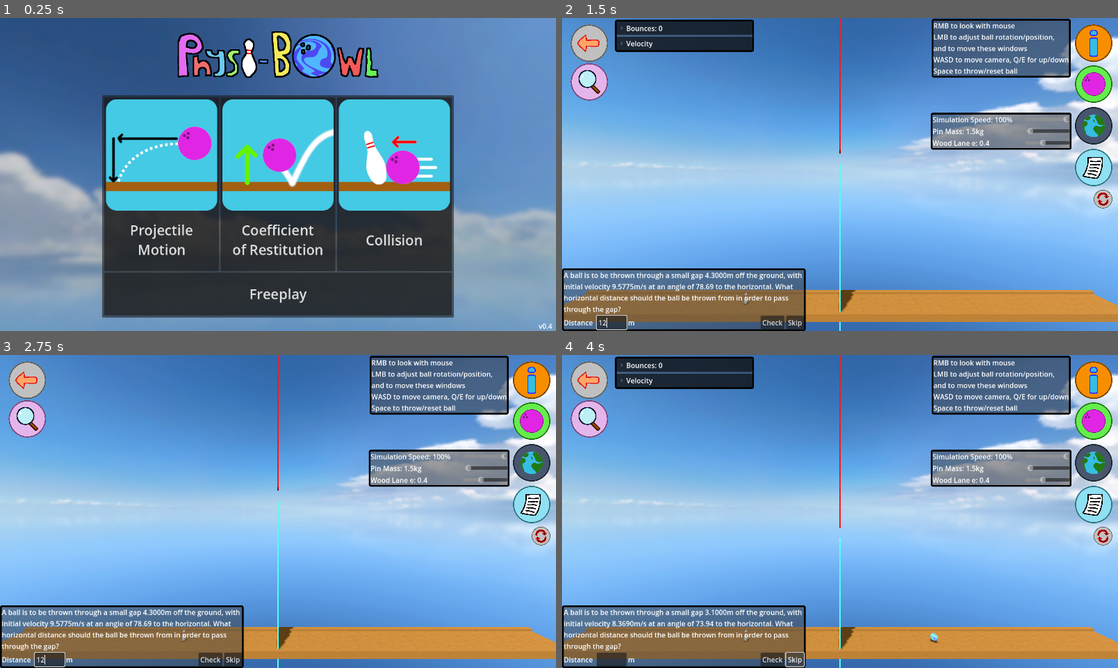
Above: before the commit, frames 1-4 (two rows, left to right).
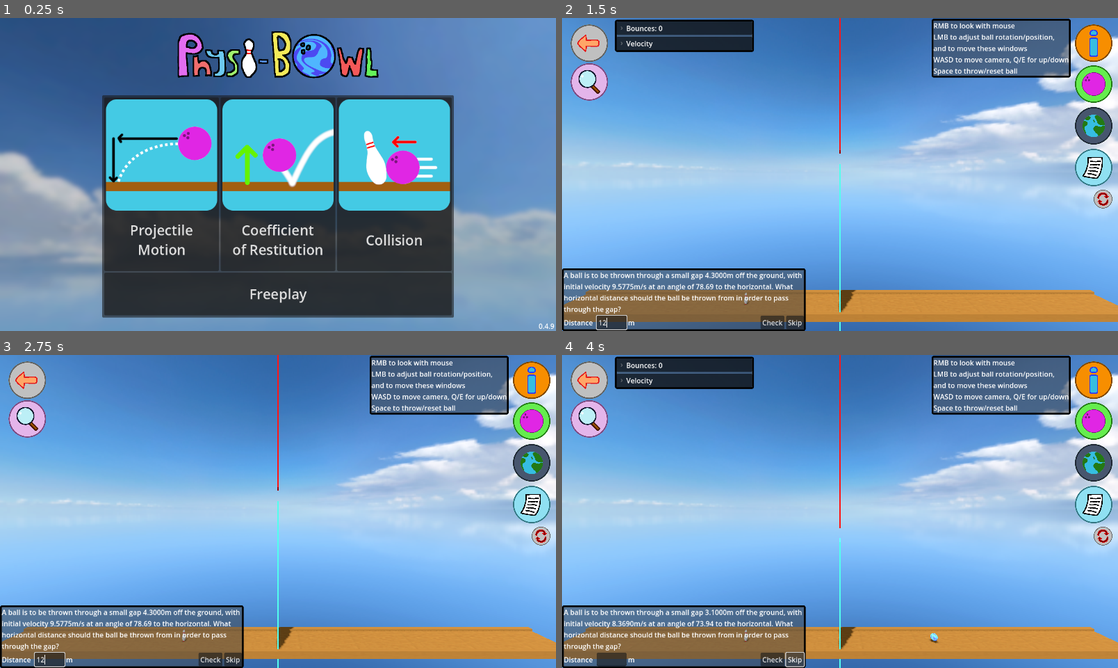
Above: after the commit, the same moments.

Repository: ErythiaSea/CMP400-PhET
Game: Godot game, scene res://Scenes/main_menu.tscn
Two runs of this game, one before a commit and one after it. Both use one fixed random seed, a clock stepped at 60 frames per second and the inputs below.
Inputs (mouse positions are in pixels of both pictures, inside the frame that each line leads up to):
- Up to frame 1 (0.25 s): no input
- Up to frame 2 (1.5 s): click "Projectile Motion" at 0.5 s; click (612, 321) at 1.27 s; type "12" at 1.35 s
- Up to frame 3 (2.75 s): click (27, 417) at 2 s
- Up to frame 4 (4 s): click (589, 417) at 2.75 s; click "Skip" at 3.5 s

The runs differ from the first frame. In frame 1, less than 0.1% of the frame differs, in the area x 96-100%, y 97-100%; in frame 2, 3.0%, in the area x 66-92%, y 30-43%; in frame 3, 3.0%; in frame 4, 3.0%.

Commit message:
update windows with question data

Diff:
--- a/Scenes/bowlingEnv.tscn
+++ b/Scenes/bowlingEnv.tscn
@@ -444,6 +444,7 @@
 text = "Reset Ball"
 
 [node name="WorldPanel" type="PanelContainer" parent="GUIRoot"]
+visible = false
 offset_left = 849.0
 offset_top = 218.0
 offset_right = 1173.0
--- a/Scenes/bowling_env.gd
+++ b/Scenes/bowling_env.gd
@@ -15,6 +15,7 @@
 @onready var _col_test: Node3D = $ColTest
 
 @onready var _gui_root: SceneGui = $GUIRoot
+@onready var _pins: Node3D = $Pins
 
 const _center_cam_pos: Vector3 = Vector3(-6.5, 4, -7.5)
 
@@ -29,7 +30,7 @@
 func _ready() -> void:
 	GameManager.new_question_type.connect(_on_new_q_type)
 
-	for pin in $Pins.get_children() as Array[RigidBody3D]:
+	for pin in _pins.get_children() as Array[RigidBody3D]:
 		pin_pos[pin] = pin.position
 
 	_barrier.hide()
@@ -55,7 +56,7 @@
 		_gizmo.mode = 0
 
 		var con = false;
-		for pin in $Pins.get_children() as Array[RigidBody3D]:
+		for pin in _pins.get_children() as Array[RigidBody3D]:
 			if (!con):
 				con = true
 				continue
@@ -63,7 +64,7 @@
 
 	if (GameManager.current_gamemode == GameManager.mode.e_coeff):
 		_gizmo.hide()
-		$Pins.queue_free()
+		_pins.queue_free()
 
 	if (GameManager.current_gamemode == GameManager.mode.collision):
 		# disable friction for the bowling ball so it does not lose speed on the lane
@@ -71,7 +72,7 @@
 		_bowling_ball.physics_material_override.rough = true
 
 		var con = false;
-		for pin in $Pins.get_children() as Array[RigidBody3D]:
+		for pin in _pins.get_children() as Array[RigidBody3D]:
 			if (!con):
 				con = true
 				continue
@@ -124,8 +125,8 @@
 	_reset_pins()
 
 func _reset_pins():
-	if !$Pins: return
-	for pin in $Pins.get_children() as Array[RigidBody3D]:
+	if _pins == null: return
+	for pin in _pins.get_children() as Array[RigidBody3D]:
 		pin.position = pin_pos[pin]
 		pin.linear_velocity = Vector3.ZERO
 		pin.angular_velocity = Vector3.ZERO
@@ -144,8 +145,8 @@
 	_bowling_ball.position.x = 0
 	_bowling_ball.rotation = Vector3.ZERO
 	_reset_pins()
-	$Pins.get_child(0).position.z = _barrier_root.position.z - dist
-	$Pins.get_child(0).position.x = 0
+	_pins.get_child(0).position.z = _barrier_root.position.z - dist
+	_pins.get_child(0).position.x = 0
 	_traj_line.hide()
 
 	if (GameManager.current_q_type != GameManager.q_type.suvat_lob_powerangle):
@@ -180,7 +181,7 @@
 			_barrier_root.position.y = snappedf(randf_range(1, 5),0.1) - 2.5
 		GameManager.q_type.suvat_needle_dist:
 			_bowling_ball.position.z = _barrier_root.position.z + 3
-			$Pins.get_child(0).position.z = _barrier_root.position.z - 3
+			_pins.get_child(0).position.z = _barrier_root.position.z - 3
 
 	_top_barrier.hide()
 	_top_barrier.process_mode = Node.PROCESS_MODE_DISABLED
@@ -231,8 +232,8 @@
 	_bowling_ball.position.x = 0
 	_bowling_ball.rotation = Vector3.ZERO
 	_reset_pins()
-	$Pins.get_child(0).position.z = _barrier_root.position.z - dist
-	$Pins.get_child(0).position.x = 0
+	_pins.get_child(0).position.z = _barrier_root.position.z - dist
+	_pins.get_child(0).position.x = 0
 
 	var ball_mass = snappedf(randf_range(3, 20), 0.1)
 	var pin_mass = snappedf(randf_range(1, 10), 0.1)
@@ -243,8 +244,8 @@
 	#var pin_v = ball_u * ((2*ball_mass)/(ball_mass+pin_mass))
 
 	_bowling_ball.fire_impulse_strength = ball_u
-	_bowling_ball.mass = 1
-	$Pins.get_child(0).mass = 1
+	_bowling_ball.mass = ball_mass
+	_pins.get_child(0).mass = pin_mass
 
 	GameManager.q_args = {
 		"dist": actual_dist,
@@ -260,12 +261,13 @@
 	_traj_line.hide()
 	_gui_root.format_question(GameManager.q_args)
 	_gizmo.clear_selection()
+	_update_gui_labels() # do it again here because async
 
 func _on_reset_button_pressed() -> void:
 	reset_scene(true)
 
 func _on_pin_mass_slider_value_changed(value: float) -> void:
-	for pin in $Pins.get_children() as Array[RigidBody3D]:
+	for pin in _pins.get_children() as Array[RigidBody3D]:
 		pin.mass = value
 
 func _on_wood_e_slider_value_changed(value: float) -> void:
@@ -276,6 +278,28 @@
 	_bowling_ball.freeze = true
 	_reset_pins()
 	GameManager.generate_q_type.call_deferred()
+
+func _update_gui_labels() -> void:
+	if GameManager.current_q_type == GameManager.q_type.col_init_ballspeed:
+		_gui_root.push_strength_label.text = "Throw Strength: ??m/s"
+	else:
+		_gui_root.push_strength_label.text = "Throw Strength: %.2fm/s" % _bowling_ball.fire_impulse_strength
+
+	if GameManager.current_q_type == GameManager.q_type.col_ballmass:
+		_gui_root.mass_label.text = "Mass: ??kg"
+	else:
+		_gui_root.mass_label.text = "Mass: %.2fkg" % _bowling_ball.mass
+
+	if (_pins != null) and (_pins.get_children().size() > 0):
+		if GameManager.current_q_type == GameManager.q_type.col_pinmass:
+			_gui_root.pin_mass_label.text = "Pin Mass: ??kg"
+		else:
+			_gui_root.pin_mass_label.text = "Pin Mass: %.2fkg" % _pins.get_child(0).mass
+
+	if GameManager.current_q_type == GameManager.q_type.e_findcoeff:
+		_gui_root.wood_e_label.text = "Wood Lane e: ??"
+	else:
+		_gui_root.wood_e_label.text = "Wood Lane e: %.2f" % _lane_wood.physics_material_override.bounce
 
 func _on_new_q_type(type: GameManager.q_type) -> void:
 	_bowling_ball.reset()
@@ -288,6 +312,8 @@
 			_construct_lob_setup()
 		else:
 			_construct_needle_setup()
+	_update_gui_labels()
+
 
 func _on_param_1_value_changed(value: float) -> void:
 	match GameManager.current_q_type:
@@ -304,6 +330,14 @@
 		GameManager.q_type.suvat_needle_dist:
 			if (value < 0.1): value = 0.1
 			_bowling_ball.position.z = _barrier_root.position.z + value
+		GameManager.q_type.col_ballmass:
+			if (value < 0.1): value = 0.1
+			_bowling_ball.mass = value
+		GameManager.q_type.col_pinmass:
+			if (value < 0.1): value = 0.1
+			_pins.get_child(0).mass = value
+
+	_update_gui_labels()
 
 func _on_param_2_value_changed(value: float) -> void:
 	_bowling_ball.rotation_degrees.x = value
@@ -318,8 +352,8 @@
 	check_done.emit()
 
 func _lock_pin_rot(on: bool) -> void:
-	if !$Pins: return
-	for pin in $Pins.get_children() as Array[RigidBody3D]:
+	if !_pins: return
+	for pin in _pins.get_children() as Array[RigidBody3D]:
 		pin.axis_lock_angular_x = on
 		pin.axis_lock_angular_y = on
 		pin.axis_lock_angular_z = on
--- a/project.godot
+++ b/project.godot
@@ -10,10 +10,11 @@
 
 [application]
 
-config/name="CMP400 PhET"
-config/version="v0.4"
+config/name="Physi-Bowl"
+config/version="0.4.9"
 run/main_scene="uid://dlgiq4w8u6an6"
 config/features=PackedStringArray("4.5", "GL Compatibility")
+config/windows_native_icon="res://GFX/icon.ico"
 
 [autoload]
 
--- a/res/q_text.tres
+++ b/res/q_text.tres
@@ -8,4 +8,4 @@
 
 [resource]
 script = SubResource("GDScript_e2vm2")
-question_texts = Array[String](["A ball is dropped from rest …(1751 unchanged characters)… ity is %.4fm/s. What is the mass of the ball? ", "A bowling ball with mass %.4fkg ro …(565 unchanged characters)…
+question_texts = Array[String](["A ball is dropped from rest …(1751 unchanged characters)… ity is %.4fm/s. What is the mass of the pin? ", "A bowling ball with mass %.4fkg ro …(565 unchanged characters)…
Binary file added: GFX/icon.ico
Binary file added: GFX/icon.png
Not shown, added: GFX/icon.png.import
Not shown: 2 places in Scenes/bowlingEnv.tscn that only renumber resources
Not shown, changed: export_presets.cfg
Not shown: 1 places in res/bowling_lane_phys_mat.tres that only renumber resources
Not shown: 1 places in res/panelstyle.tres that only renumber resources
Not shown: 1 places in res/q_text.tres that only renumber resources
